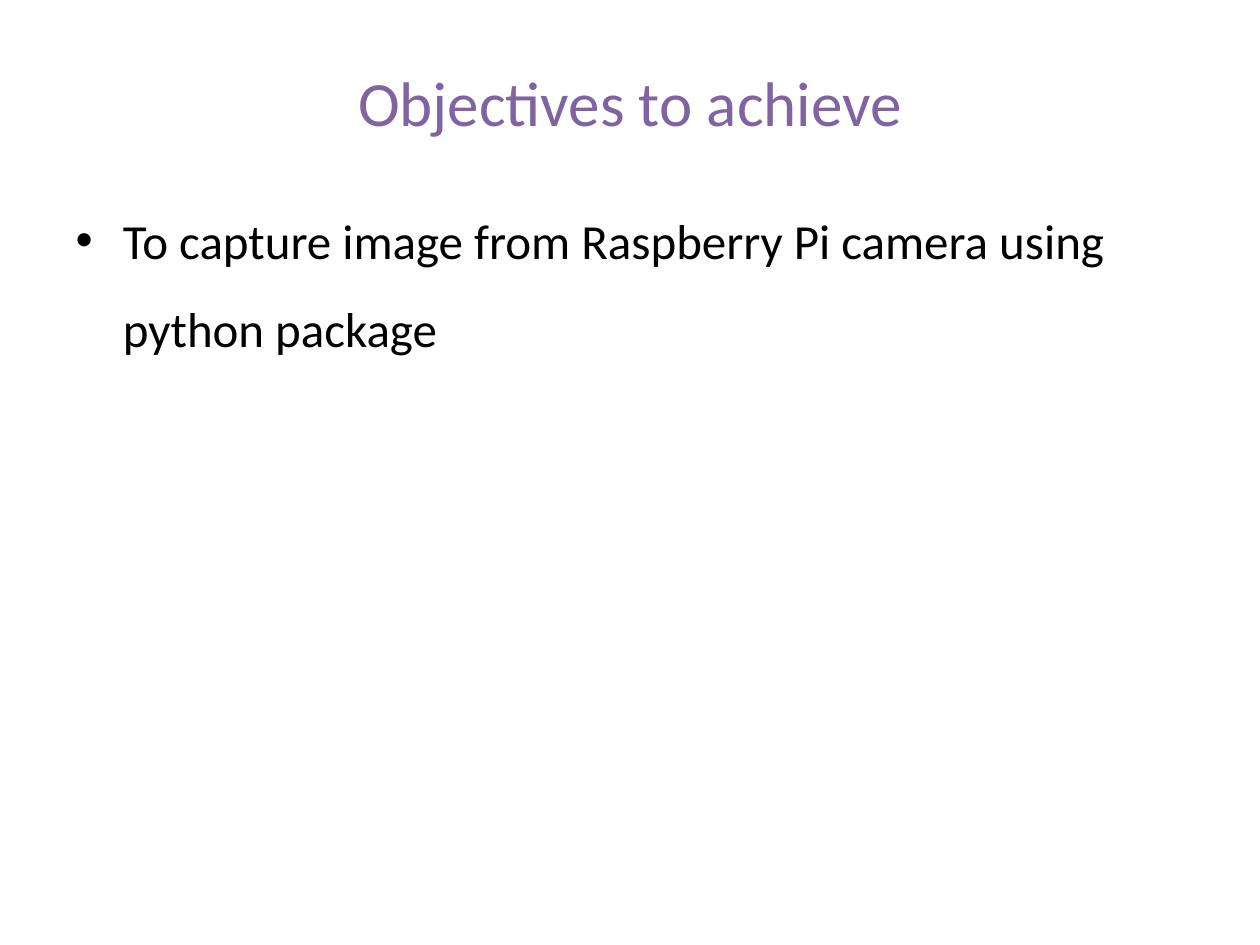
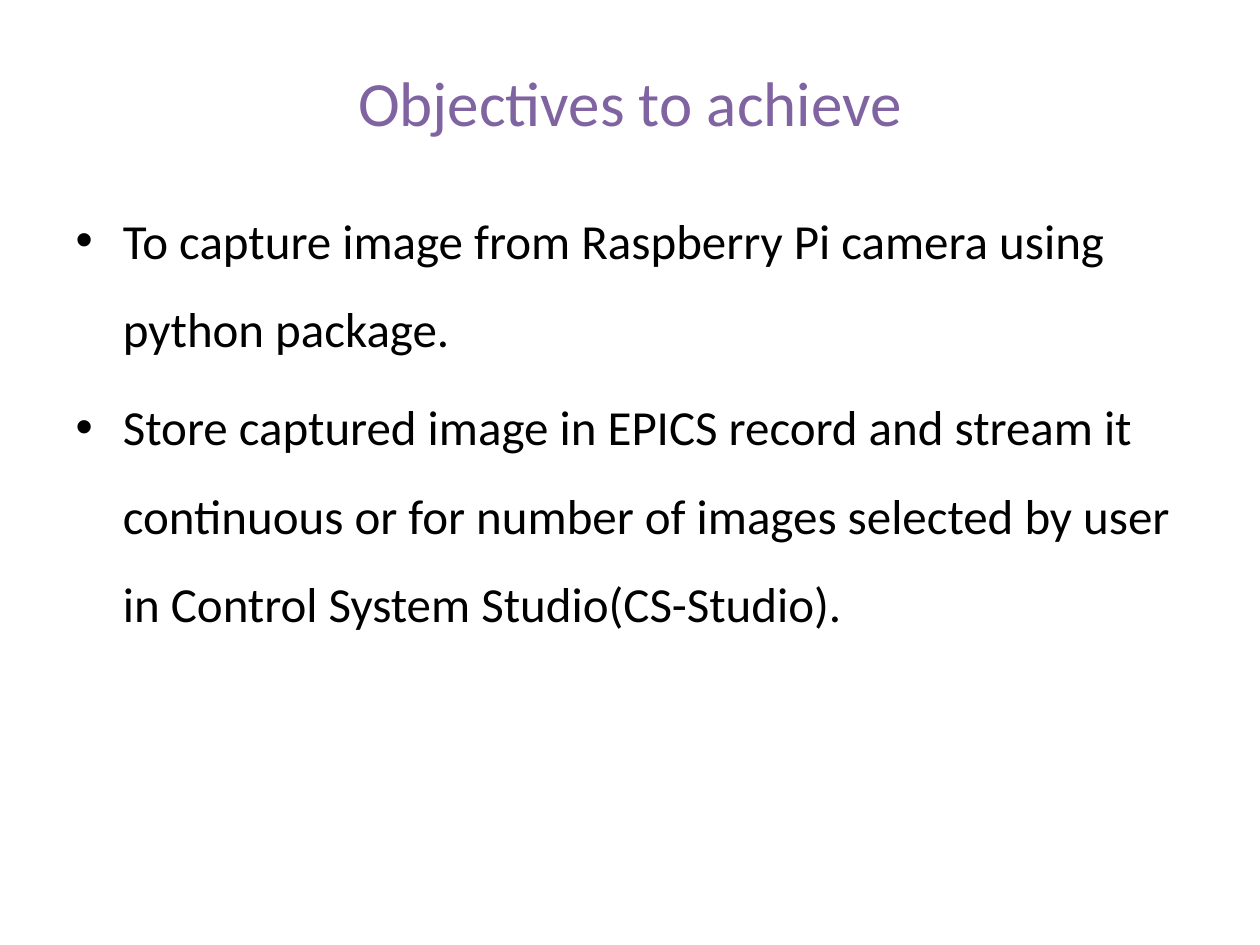
Before and after one commit to dayaniravi123/RaspberryPiBasedImageAcquisitionSystem, a slide deck: slide 5 of PPT_Raspberry_Pi_Based_Image_Acquisition_System.pptx. Drawn at 1260x945 pixels with LibreOffice and Linux fonts; fonts in the diff are those of the drawing. Boxes give left, top, right and bottom in pixels: in the first picture for what was removed or moved away, otherwise in the second. Text is boxed around its words. In the diff, an @@ line names an element or a change of style, - is before the commit and + after.

Commit message:
Objectives to achieve added

```diff
--- a/PPT_Raspberry_Pi_Based_Image_Acquisition_System.pptx
+++ b/PPT_Raspberry_Pi_Based_Image_Acquisition_System.pptx
@@ text at (123, 225, 1169, 630): text changed @@
-• To capture image from Raspberry Pi camera using python package
+• To capture image from Raspberry Pi camera using python package.
+• Store captured image in EPICS record and stream it continuous or for number of images selected by user in Control System Studio(CS-Studio).
```
Also in this commit, not shown: 1 slide added.
